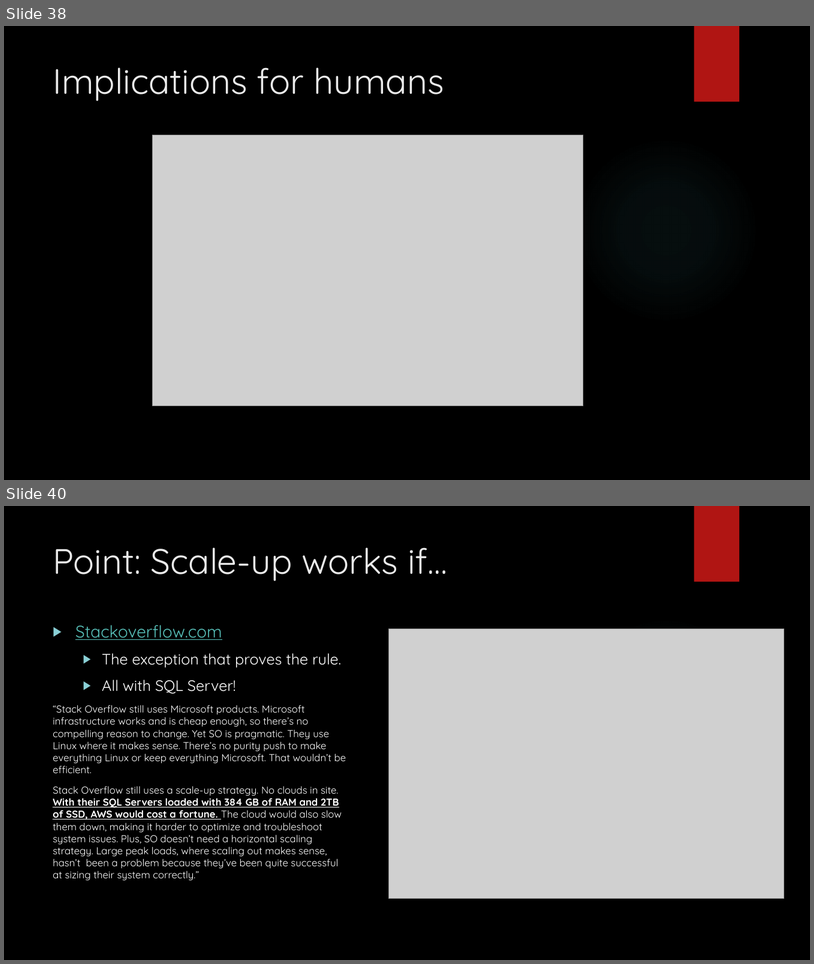
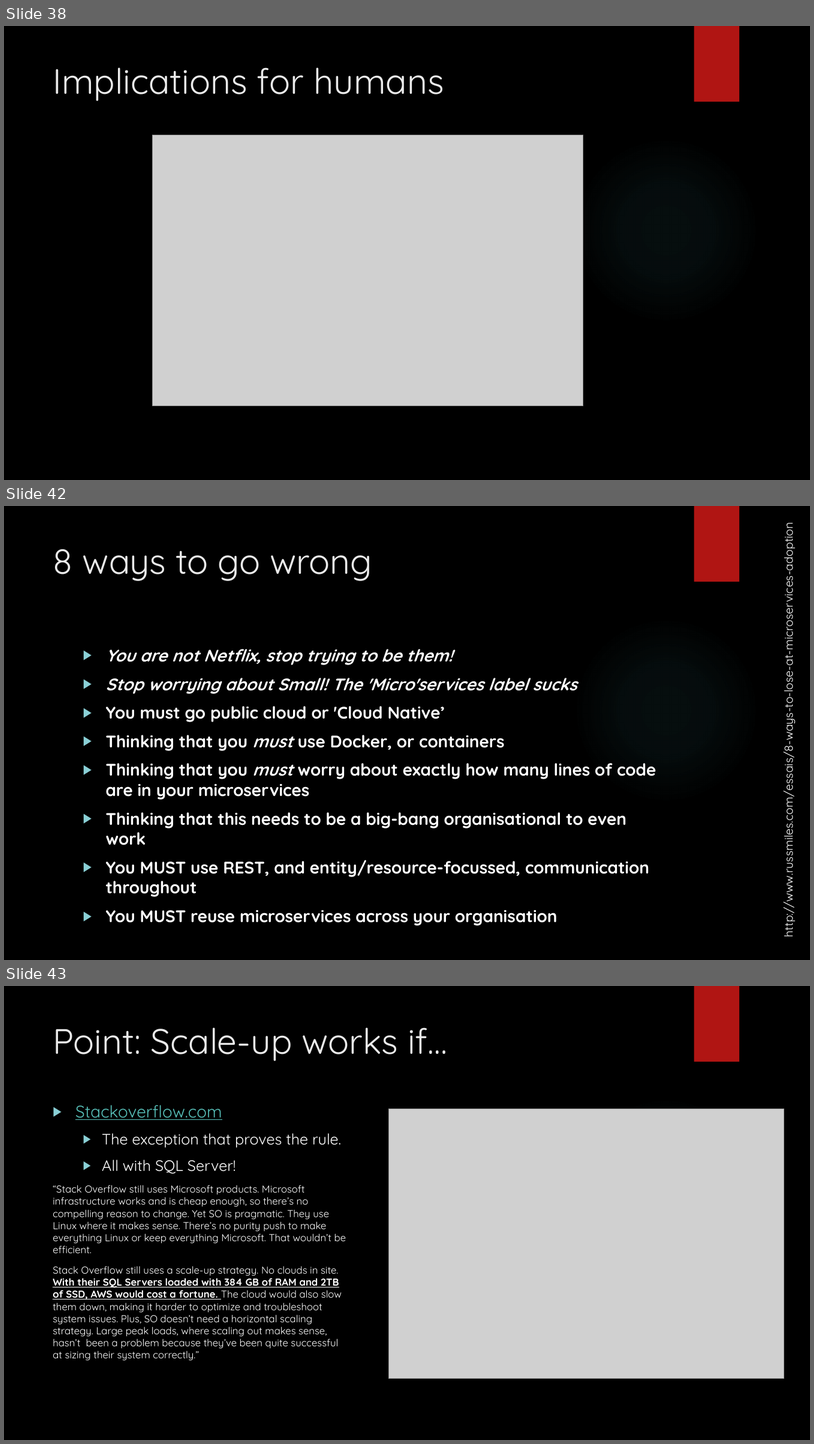
Before and after one commit to squillace/presentations, a slide deck: leap/Microservices Overview.pptx. Shown one above the other, each under a label of ours: slides 38 and 40 before the commit, slides 38, 42 and 43 after it; the slides between them are not shown. The pictures are 814x964 and 814x1444 pixels, drawn with LibreOffice and Linux fonts; fonts in the diff are those of the drawing; grey boxes stand for pictures; background and template pictures are left out. Boxes give left, top, right and bottom in pixels: in the first picture for what was removed or moved away, otherwise in the second. Text is boxed around its words. In the diff, an @@ line names an element or a change of style, - is before the commit and + after.

```diff
--- a/leap/Microservices Overview.pptx
+++ b/leap/Microservices Overview.pptx
@@ slide 42 added at [4,506,810,960], background picture (left out); not listed: 2 template elements that a slide beside it also shows @@
@@ title added at [53,549,372,581], 42 pt, text #EBEBEB @@
+8 ways to go wrong
@@ text added at [779,564,797,923], 14 pt, text #FFFFFF @@
+http://www.russmiles.com/essais/8-ways-to-lose-at-microservices-adoption
@@ text added at [106,649,656,925], 20 pt, text #FFFFFF, bold @@
+▶ You are not Netflix, stop trying to be them!
+▶ Stop worrying about Small! The 'Micro'services label sucks
+▶ You must go public cloud or 'Cloud Native’
+▶ Thinking that you must use Docker, or containers
+▶ Thinking that you must worry about exactly how many lines of code are in your microservices
+▶ Thinking that this needs to be a big-bang organisational to even work
+▶ You MUST use REST, and entity/resource-focussed, communication throughout
+▶ You MUST reuse microservices across your organisation
@@ what was slide 40 is now slide 43 @@
```
Also in this commit, not shown: 3 other slides added, 1 slide removed, 4 other files.
